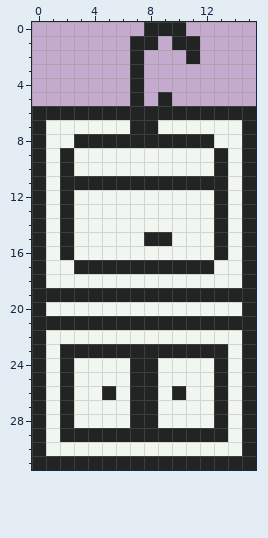
One commit to this pixel-art file: art/Sink.aseprite. The first picture shows the starting point.
16x32 pixels, 1 frame.
New version:
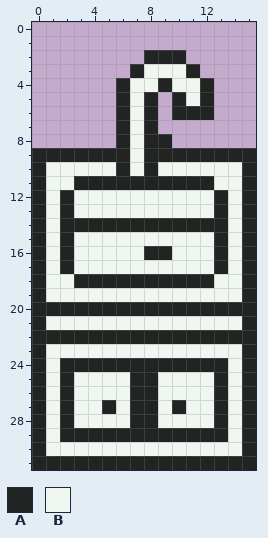
Palette (. is transparent): A #222323  B #f0f6f0
Change:
The author put colour A in row 2 at x 8 to 10; in row 3 at x 11; in row 4 at x 6, 9 and 12; in row 5 at x 6, 8, 10 and 12.
Colour B becomes colour A in row 7 at x 6; in row 9 at x 1, 3 to 6, 8 to 12 and 14; in row 10 at x 6 and 8; in row 14 at x 3 to 12; in row 16 at x 8 to 9; in row 17 at x 2 and 13.
Colour B becomes colour A in row 18 at x 3 to 12; in row 20 at x 1 to 14; in row 22 at x 1 to 14; in row 24 at x 3 to 6 and 9 to 12; in row 27 at x 5 and 10.
The author put colour B in row 3 at x 8 to 10; in row 4 at x 8 and 10 to 11; in row 5 at x 11.
Colour A becomes colour B in rows 4 to 8 at x 7; in rows 10 to 11 at x 2 and 13; in row 15 at x 8 to 9; in row 17 at x 3 to 12; in row 19 at x 1 to 14; in row 21 at x 1 to 14.
Colour A becomes colour B in row 23 at x 2 to 13; in row 26 at x 5 and 10.
The author cleared colour A in row 0 at x 8 to 10; in row 1 at x 7 to 8 and 10 to 11; in row 2 at x 7 and 11; in row 5 at x 9; in row 6 at x 0 to 5, 9 and 13 to 15; in row 7 at x 0 and 15.
The author cleared colour A in row 8 at x 0, 3 to 5, 10 to 12 and 15.
The author cleared colour B in row 7 at x 1 to 5 and 9 to 14; in row 8 at x 1 to 2 and 13 to 14.
